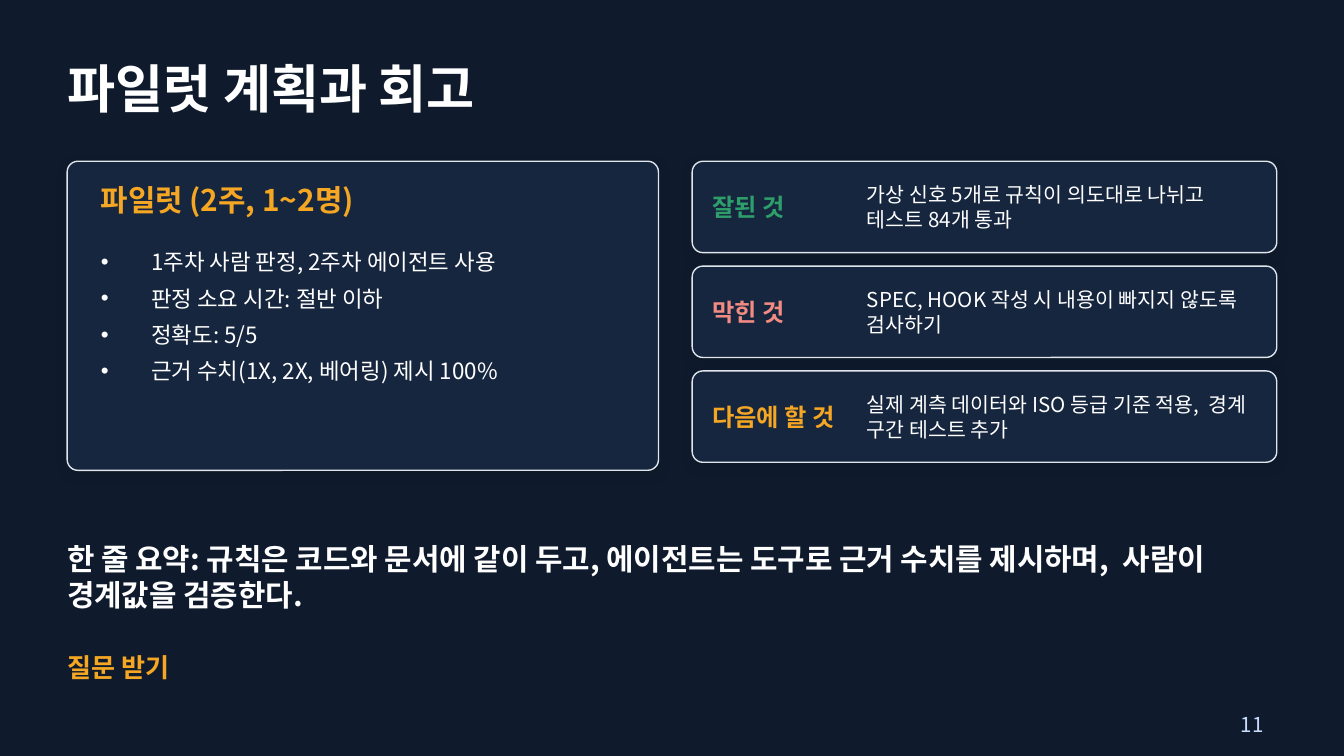
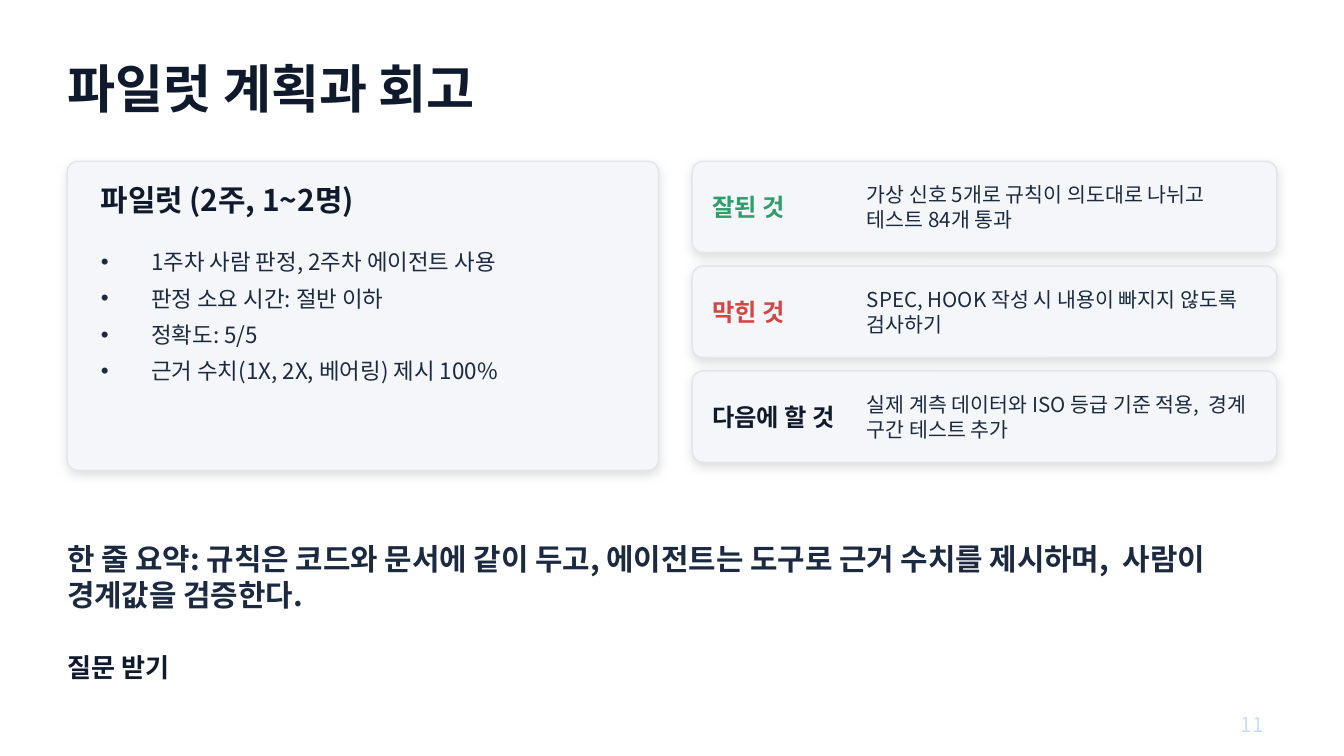
Before and after one commit to njpark22-eng/test, a slide deck: slide 11 of vibe-agent-demo-1.pptx. Drawn at 1344x756 pixels with LibreOffice and Linux fonts; fonts in the diff are those of the drawing. Boxes give left, top, right and bottom in pixels: in the first picture for what was removed or moved away, otherwise in the second. Text is boxed around its words. In the diff, an @@ line names an element or a change of style, - is before the commit and + after.

```diff
--- a/vibe-agent-demo-1.pptx
+++ b/vibe-agent-demo-1.pptx
@@ background #0F1B2D to #FFFFFF @@
@@ text "파일럿 계획과 회고" at [67, 64, 475, 113]: text colour #FFFFFF to #0F1B2D @@
@@ text "막힌 것" at [712, 300, 784, 323]: text colour #F28B82 to #D64545 @@
@@ fill #16263F to #F4F6F9 in 4 elements at [67, 161, 659, 470], [692, 161, 1277, 253], [692, 266, 1277, 358], [692, 371, 1277, 462] @@
@@ text colour #FFFFFF to #1B2A41 in 5 elements at [151, 251, 498, 384], [867, 185, 1205, 229], [867, 290, 1237, 334], [867, 395, 1247, 439], [67, 545, 1205, 609] @@
@@ text colour #F5A623 to #0F1B2D in 3 elements at [101, 186, 353, 217], [712, 405, 834, 429], [67, 655, 169, 680] @@
```
Also in this commit, not shown: 8 other slides changed.
